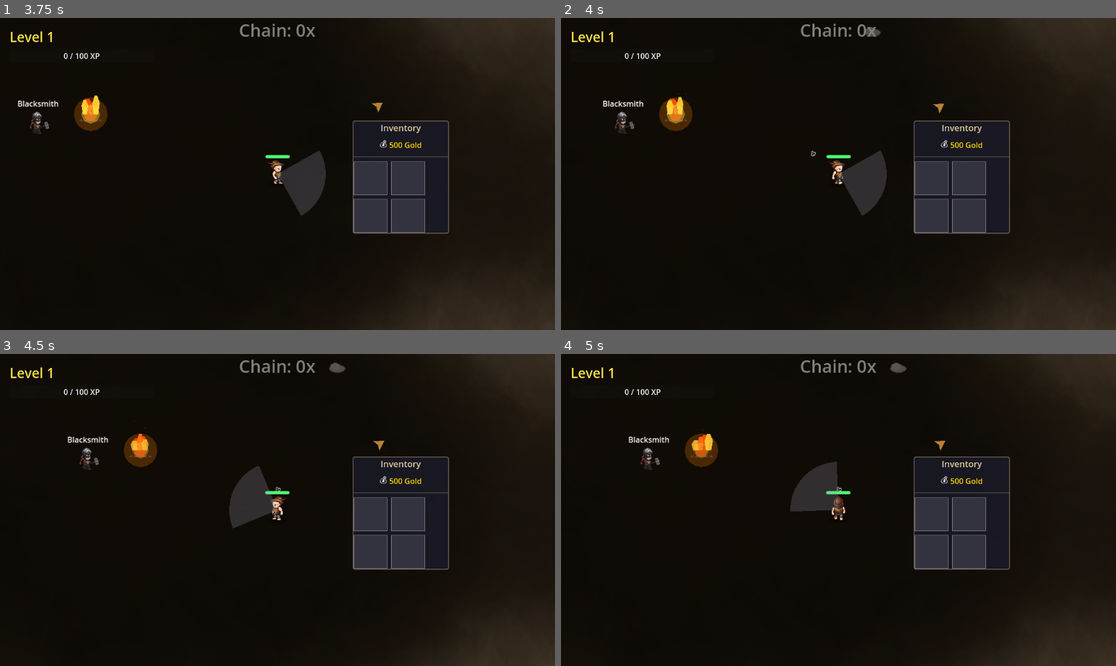
Above: before the commit, frames 1-4 (two rows, left to right).
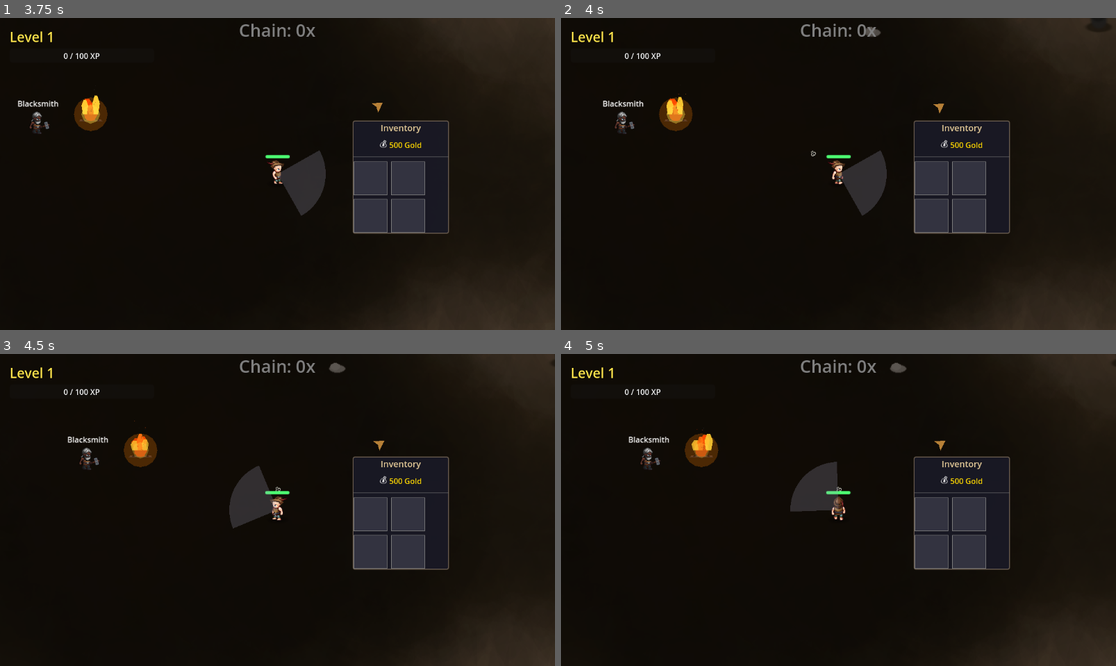
Above: after the commit, the same moments.

Repository: crimes86/godot-combat-game
Game: Godot game, scene res://main.tscn
The game is run twice, just before and just after one commit, with the same random seed, the same clock (stepped at 60 frames per second) and the same inputs.
Inputs (mouse positions are in pixels of both pictures, inside the frame that each line leads up to):
- Up to frame 1 (3.75 s): tap Enter at 0.5 s; move the mouse to (399, 158) at 0.52 s; hold D (move_right) 0.53-1.25 s; tap E at 0.6, 2.3 s; click (399, 158) at 0.67 s; drag from (166, 189) to (138, 120) at 1.27 s; move the mouse to (333, 105) at 2.02 s; hold D (move_right) 2.03-2.75 s; tap F at 2.1 s; drag from (249, 236) to (16, 120) at 2.77 s; move the mouse to (444, 220) at 3.52 s; hold A (move_left) from 3.53 s (still down); tap B at 3.6 s
- Up to frame 2 (4 s): keep holding A (move_left); tap E at 3.8 s
- Up to frame 3 (4.5 s): release A (move_left) at 4.25 s; drag from (111, 463) to (194, 432) at 4.27 s
- Up to frame 4 (5 s): no input

Frame 1 is identical in both runs. In frame 2, less than 0.1% of the frame differs, in the area x 95-99%, y 0-5%; in frame 3, less than 0.1%; in frame 4, less than 0.1%.

Commit message:
Add harvestable tree system for resource gathering
Implemented a resource gathering system allowing players to chop down trees for wood that can be sold for gold. Trees fade when harvested and respawn after 2 minutes, creating a renewable resource system.

Features:
- HarvestableTree class extending StaticBody2D
- Press E when near tree to chop it down
- Trees drop 1-3 wood based on size (small/medium/large)
- Harvested trees fade to 20% opacity and shrink
- Trees respawn after 120 seconds (2 minutes)
- Automatic inventory management (checks for space)
- Light green "[E] Chop Tree" interaction prompt
- Interaction radius of 80 units (larger than collision)

Resource yield:
- Dead Wood (12 gold) - "Dry wood from a dead wasteland tree. Burns well."
- Small trees (scale < 2.5): 1 wood
- Medium trees (scale 2.5-4.0): 2 wood
- Large trees (scale > 4.0): 3 wood

World generation:
- 30% of all trees are harvestable (~random distribution)
- Uses existing tree spawning system
- Seamlessly integrates with StaticBody2D collision
- Maintains all visual properties (scale, flip, color variation)

Implementation:
- Created HarvestableTree.gd with interaction and respawn logic
- Modified create_tree_at_position() in game_world.gd for conditional script attachment
- Area2D for player detection (larger radius than collision)
- Tween animations for chopping (fade + shrink) and respawning (restore)
- Camera-relative prompt positioning
- Integrated with InventorySystem for wood collection

This provides a third renewable resource system alongside ground pickups and treasure chests, encouraging players to explore and gather resources while waiting for enemy respawns.

🤖 Generated with [Claude Code](https://claude.com/claude-code)

Co-Authored-By: Claude <noreply@anthropic.com>

Diff:
--- /dev/null
+++ b/scripts/environment/HarvestableTree.gd
@@ -0,0 +1,222 @@
+extends StaticBody2D
+class_name HarvestableTree
+
+## Harvestable Tree - Can be chopped for wood
+## Press E when near to chop down the tree
+## Drops wood that can be sold for gold
+## Tree respawns after 120 seconds
+
+# Harvesting
+var player_in_range: bool = false
+var is_harvested: bool = false
+var interaction_prompt: Label = null
+var interaction_area: Area2D = null
+
+# Respawn
+var respawn_time: float = 120.0  # 2 minutes to respawn
+var respawn_timer: float = 0.0
+
+# Visual references (set by game_world.gd)
+var tree_sprite: Sprite2D = null
+var tree_shadow: Node = null
+var original_modulate: Color = Color.WHITE
+var original_scale: Vector2 = Vector2.ONE
+
+# Resource yield
+var wood_amount: int = 0  # Set based on tree size (1-3 wood)
+
+func _ready() -> void:
+	# Find sprite and shadow from children (created by game_world.gd)
+	tree_sprite = get_node_or_null("Sprite")
+	tree_shadow = get_node_or_null("Shadow")
+
+	if tree_sprite:
+		original_modulate = tree_sprite.modulate
+		original_scale = tree_sprite.scale
+
+		# Determine wood amount based on tree size
+		var tree_scale_avg = (tree_sprite.scale.x + tree_sprite.scale.y) / 2.0
+		if tree_scale_avg < 2.5:
+			wood_amount = 1  # Small trees
+		elif tree_scale_avg < 4.0:
+			wood_amount = 2  # Medium trees
+		else:
+			wood_amount = 3  # Large trees
+
+	# Create interaction area
+	create_interaction_area()
+
+	# Create interaction prompt
+	create_interaction_prompt()
+
+func _physics_process(delta: float) -> void:
+	# Handle respawn timer
+	if is_harvested:
+		respawn_timer += delta
+		if respawn_timer >= respawn_time:
+			respawn_tree()
+		return
+
+	# Update interaction prompt visibility
+	if interaction_prompt:
+		if player_in_range and not is_harvested:
+			interaction_prompt.visible = true
+			update_prompt_position()
+		else:
+			interaction_prompt.visible = false
+
+func _input(event: InputEvent) -> void:
+	if is_harvested:
+		return
+
+	# Check for E key press when player is in range
+	if event is InputEventKey and event.pressed and event.keycode == KEY_E:
+		if player_in_range:
+			chop_tree()
+
+func create_interaction_area() -> void:
+	"""Create Area2D to detect player proximity"""
+	interaction_area = Area2D.new()
+	interaction_area.name = "InteractionArea"
+	interaction_area.collision_layer = 0
+	interaction_area.collision_mask = 1  # Detect player on layer 1
+	add_child(interaction_area)
+
+	# Create larger interaction radius than collision
+	var collision = CollisionShape2D.new()
+	var shape = CircleShape2D.new()
+	shape.radius = 80.0  # Generous harvest range
+	collision.shape = shape
+
+	# Position at base of tree (same as collision shape)
+	if tree_sprite:
+		collision.position = Vector2(0, 50 * tree_sprite.scale.y)
+	else:
+		collision.position = Vector2(0, 100)
+
+	interaction_area.add_child(collision)
+
+	# Connect signals
+	interaction_area.body_entered.connect(_on_body_entered)
+	interaction_area.body_exited.connect(_on_body_exited)
+
+func create_interaction_prompt() -> void:
+	"""Create floating [E] prompt above tree"""
+	var canvas = CanvasLayer.new()
+	canvas.name = "InteractionCanvas"
+	canvas.layer = 50
+	add_child(canvas)
+
+	interaction_prompt = Label.new()
+	interaction_prompt.name = "InteractionPrompt"
+	interaction_prompt.text = "[E] Chop Tree"
+	interaction_prompt.add_theme_font_size_override("font_size", 12)
+	interaction_prompt.add_theme_color_override("font_color", Color(0.8, 1.0, 0.8))  # Light green
+	interaction_prompt.add_theme_color_override("font_outline_color", Color.BLACK)
+	interaction_prompt.add_theme_constant_override("outline_size", 2)
+	interaction_prompt.horizontal_alignment = HORIZONTAL_ALIGNMENT_CENTER
+	interaction_prompt.visible = false
+	canvas.add_child(interaction_prompt)
+
+func update_prompt_position() -> void:
+	"""Update prompt position to stay above tree on screen"""
+	if not interaction_prompt or not tree_sprite:
+		return
+
+	var viewport_size = get_viewport().get_visible_rect().size
+	var camera = get_viewport().get_camera_2d()
+	if not camera:
+		return
+
+	# Calculate screen position above tree
+	var tree_height = 64 * tree_sprite.scale.y  # Approximate tree height
+	var world_pos = global_position + Vector2(0, -tree_height - 20)
+	var camera_pos = camera.global_position
+	var screen_center = viewport_size / 2
+	var relative_pos = (world_pos - camera_pos) * camera.zoom.x + screen_center
+	interaction_prompt.position = relative_pos - interaction_prompt.size / 2
+
+func chop_tree() -> void:
+	"""Chop down the tree and drop wood"""
+	if is_harvested:
+		return
+
+	is_harvested = true
+	respawn_timer = 0.0
+	print("🪓 Chopping tree at position %s (yields %d wood)" % [global_position, wood_amount])
+
+	# Hide interaction prompt
+	if interaction_prompt:
+		interaction_prompt.visible = false
+
+	# Spawn wood items
+	spawn_wood_drops()
+
+	# Animate tree falling/fading
+	animate_tree_chop()
+
+func spawn_wood_drops() -> void:
+	"""Spawn wood items at tree base"""
+	var wood_item_data = {
+		"name": "Dead Wood",
+		"description": "Dry wood from a dead wasteland tree. Burns well.",
+		"value": 12
+	}
+
+	# Try to add wood to inventory
+	var added_count = 0
+	for i in range(wood_amount):
+		if InventorySystem.add_item(wood_item_data.duplicate()):
+			added_count += 1
+		else:
+			print("⚠️ Inventory full! Could not collect all wood.")
+			break
+
+	if added_count > 0:
+		print("  🪵 Collected %d wood (Value: %d gold each)" % [added_count, wood_item_data["value"]])
+
+func animate_tree_chop() -> void:
+	"""Animate tree being chopped down"""
+	if not tree_sprite:
+		return
+
+	# Fade out and shrink
+	var tween = create_tween()
+	tween.set_parallel(true)
+	tween.tween_property(tree_sprite, "modulate:a", 0.2, 1.0)  # Mostly transparent
+	tween.tween_property(tree_sprite, "scale", original_scale * 0.8, 1.0)
+
+	# Also fade shadow
+	if tree_shadow:
+		tween.tween_property(tree_shadow, "modulate:a", 0.1, 1.0)
+
+func respawn_tree() -> void:
+	"""Respawn the tree after timer completes"""
+	if not is_harvested:
+		return
+
+	is_harvested = false
+	respawn_timer = 0.0
+	print("🌲 Tree respawned at position %s" % global_position)
+
+	# Restore tree visual
+	if tree_sprite:
+		var tween = create_tween()
+		tween.set_parallel(true)
+		tween.tween_property(tree_sprite, "modulate:a", original_modulate.a, 0.5)
+		tween.tween_property(tree_sprite, "scale", original_scale, 0.5)
+
+	# Restore shadow
+	if tree_shadow:
+		var tween2 = create_tween()
+		tween2.tween_property(tree_shadow, "modulate:a", 0.6, 0.5)
+
+func _on_body_entered(body: Node2D) -> void:
+	"""Player entered interaction range"""
+	if body.is_in_group(Constants.GROUP_PLAYER):
+		player_in_range = true
+
+func _on_body_exited(body: Node2D) -> void:
+	"""Player left interaction range"""
+	if body.is_in_group(Constants.GROUP_PLAYER):
+		player_in_range = false
--- a/scripts/game_world.gd
+++ b/scripts/game_world.gd
@@ -843,8 +843,19 @@
 	return point.distance_to(projection)
 
 func create_tree_at_position(parent: Node2D, pos: Vector2, tree_type: String, rng: RandomNumberGenerator):
-	# Use StaticBody2D for collision
-	var prop_container = StaticBody2D.new()
+	# 30% chance to make tree harvestable
+	var is_harvestable = rng.randf() < 0.30
+
+	# Use StaticBody2D for collision (or HarvestableTree script if harvestable)
+	var prop_container: StaticBody2D
+	if is_harvestable:
+		# Load and create harvestable tree
+		var HarvestableTreeScript = preload("res://scripts/environment/HarvestableTree.gd")
+		prop_container = HarvestableTreeScript.new()
+	else:
+		# Regular static tree
+		prop_container = StaticBody2D.new()
+
 	prop_container.name = tree_type + "_at_" + str(pos.x) + "_" + str(pos.y)
 	prop_container.position = pos
 	# Set collision layers (layer 1 = environment, blocks player and enemies)
